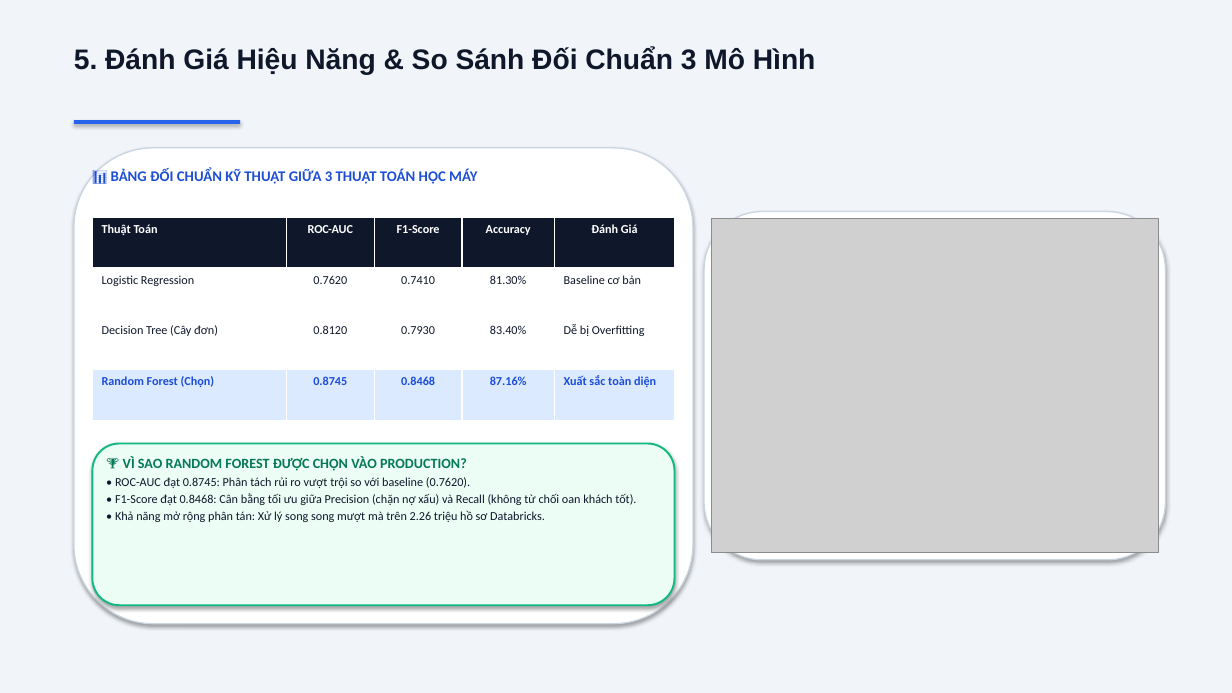
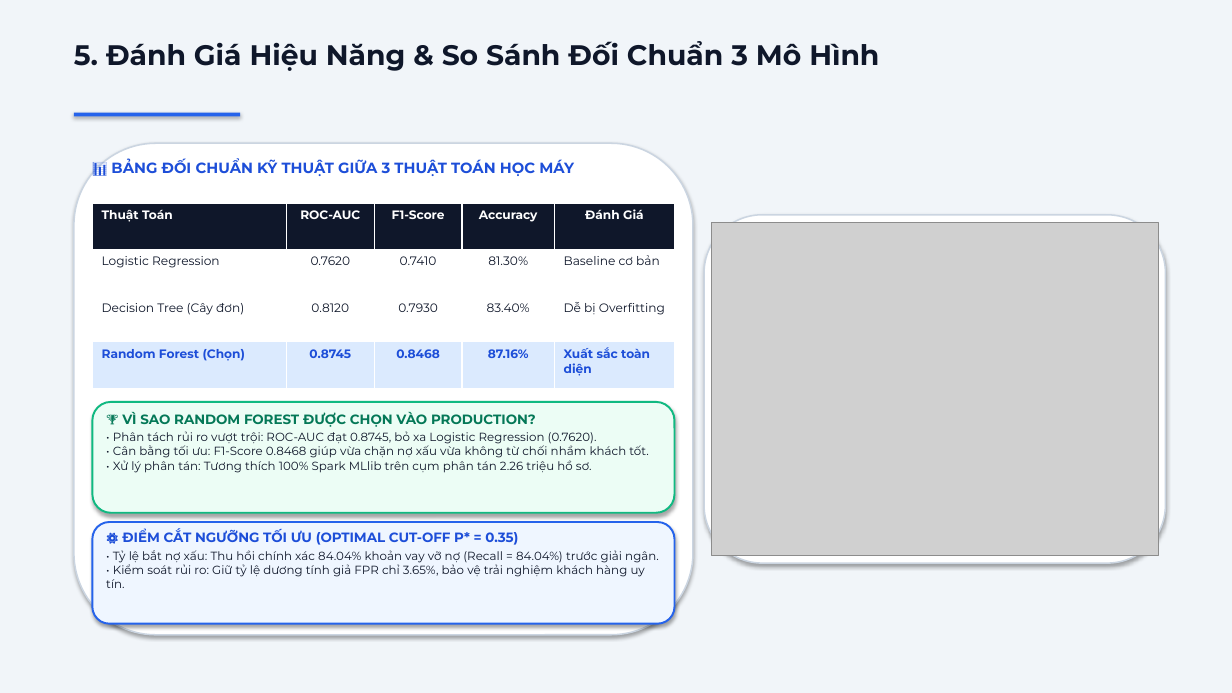
Before and after one commit to snowflake-vibing/Credit_Scoring_Project, a slide deck: slide 6 of slide_bao_ve_de_tai_7.pptx. Drawn at 1232x693 pixels with LibreOffice and Linux fonts; fonts in the diff are those of the drawing; grey boxes stand for pictures. Boxes give left, top, right and bottom in pixels: in the first picture for what was removed or moved away, otherwise in the second. Text is boxed around its words. In the diff, an @@ line names an element or a change of style, - is before the commit and + after.

Commit message:
fix(slides): overhaul typography to Montserrat and optimize card spacing and text fitting

```diff
--- a/slide_bao_ve_de_tai_7.pptx
+++ b/slide_bao_ve_de_tai_7.pptx
@@ text "5. Đánh Giá Hiệu Năng ..." at [74, 41, 879, 71]: font Arial to Montserrat @@
@@ rectangle: place and size @@
-rectangle at [74, 120, 240, 124]
+rectangle at [74, 113, 240, 116]
@@ rounded rectangle: place and size @@
-rounded rectangle at [74, 148, 693, 624]
+rounded rectangle at [74, 143, 693, 635]
@@ rounded rectangle at [74, 143, 693, 635]: outline #CBD5E1 1 pt to #CBD5E1 1.2 pt @@
@@ text "📊 BẢNG ĐỐI CHUẨN KỸ ...": place and size @@
-text "📊 BẢNG ĐỐI CHUẨN KỸ ..." at [111, 168, 477, 184]
+text "📊 BẢNG ĐỐI CHUẨN KỸ ..." at [111, 159, 574, 176]
@@ text "📊 BẢNG ĐỐI CHUẨN KỸ ..." at [111, 159, 574, 176]: font Calibri to Montserrat @@
@@ table at [92, 203, 675, 388] @@
@@ font Calibri to Montserrat @@
@@ table: place and size @@
-table at [92, 217, 675, 421]
+table at [92, 203, 675, 388]
@@ rounded rectangle: place and size @@
-rounded rectangle at [704, 212, 1165, 560]
+rounded rectangle at [704, 215, 1165, 564]
@@ rounded rectangle at [704, 215, 1165, 564]: outline #CBD5E1 1 pt to #CBD5E1 1.2 pt @@
@@ picture: place and size @@
-picture at [712, 219, 1158, 553]
+picture at [712, 223, 1158, 556]
@@ rounded rectangle: place and size @@
-rounded rectangle at [92, 444, 675, 605]
+rounded rectangle at [92, 402, 675, 513]
@@ text "🏆 VÌ SAO RANDOM FOREST ...": place and size @@
-text "🏆 VÌ SAO RANDOM FOREST ..." at [115, 456, 636, 522]
+text "🏆 VÌ SAO RANDOM FOREST ..." at [113, 412, 648, 473]
@@ text at [122, 412, 536, 427]: size 11 to 10.5 pt, font Calibri to Montserrat in "🏆 VÌ SAO RANDOM FOREST ĐƯỢC CHỌN ..." @@
@@ text at [113, 431, 648, 473]: text changed; size 9.5 to 9.2 pt; font Calibri to Montserrat @@
-• ROC-AUC đạt 0.8745: Phân tách rủi ro vượt trội so với baseline (0.7620).
-• F1-Score đạt 0.8468: Cân bằng tối ưu giữa Precision (chặn nợ xấu) và Recall (không từ chối oan khách tốt).
-• Khả năng mở rộng phân tán: Xử lý song song mượt mà trên 2.26 triệu hồ sơ Databricks.
+• Phân tách rủi ro vượt trội: ROC-AUC đạt 0.8745, bỏ xa Logistic Regression (0.7620).
+• Cân bằng tối ưu: F1-Score 0.8468 giúp vừa chặn nợ xấu vừa không từ chối nhầm khách tốt.
+• Xử lý phân tán: Tương thích 100% Spark MLlib trên cụm phân tán 2.26 triệu hồ sơ.
@@ rounded rectangle added at [92, 522, 675, 624], fill #EFF6FF, outline #2563EB 1.5 pt @@
@@ text added at [106, 529, 659, 588], 9.2 pt, text #0F172A @@
+⚙️ ĐIỂM CẮT NGƯỠNG TỐI ƯU (OPTIMAL CUT-OFF P* = 0.35)
+• Tỷ lệ bắt nợ xấu: Thu hồi chính xác 84.04% khoản vay vỡ nợ (Recall = 84.04%) trước giải ngân.
+• Kiểm soát rủi ro: Giữ tỷ lệ dương tính giả FPR chỉ 3.65%, bảo vệ trải nghiệm khách hàng uy tín.
```
Also in this commit, not shown: 9 other slides changed, 3 other files.
